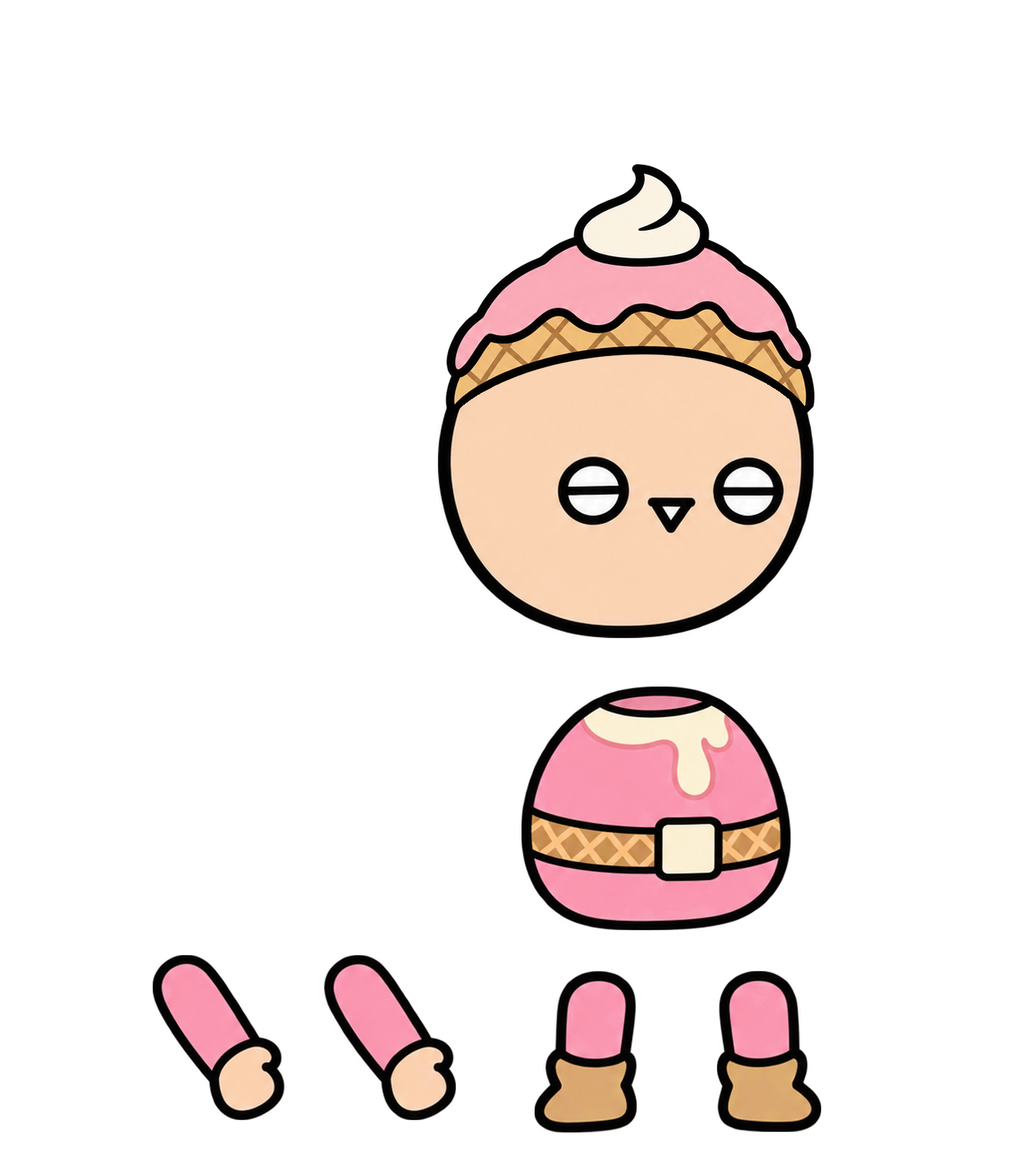
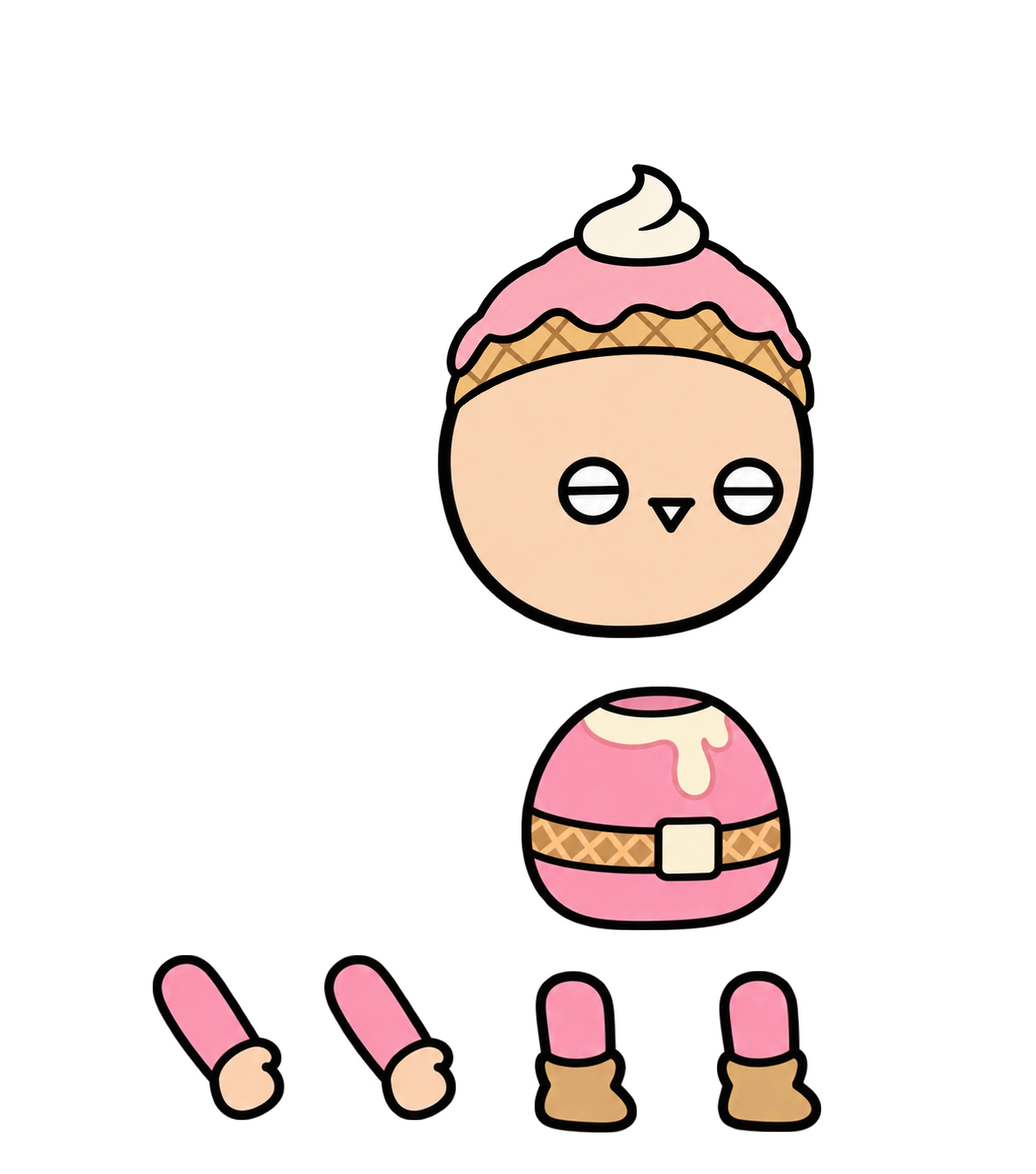
Two versions of the same layered image (1036 x 1174). Layer-by-layer changes:
painted on "다리1" over [534, 970, 637, 1133]
